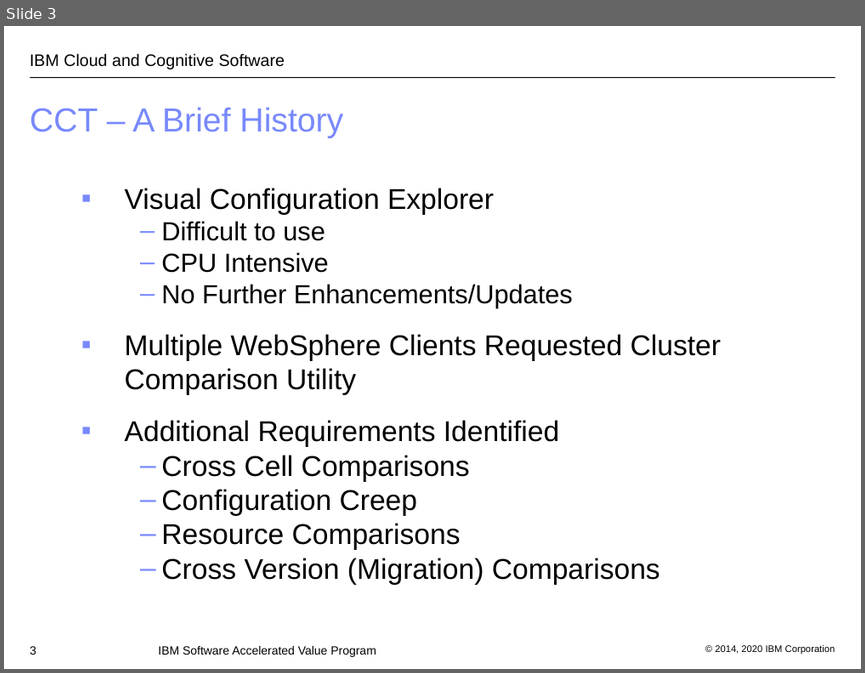
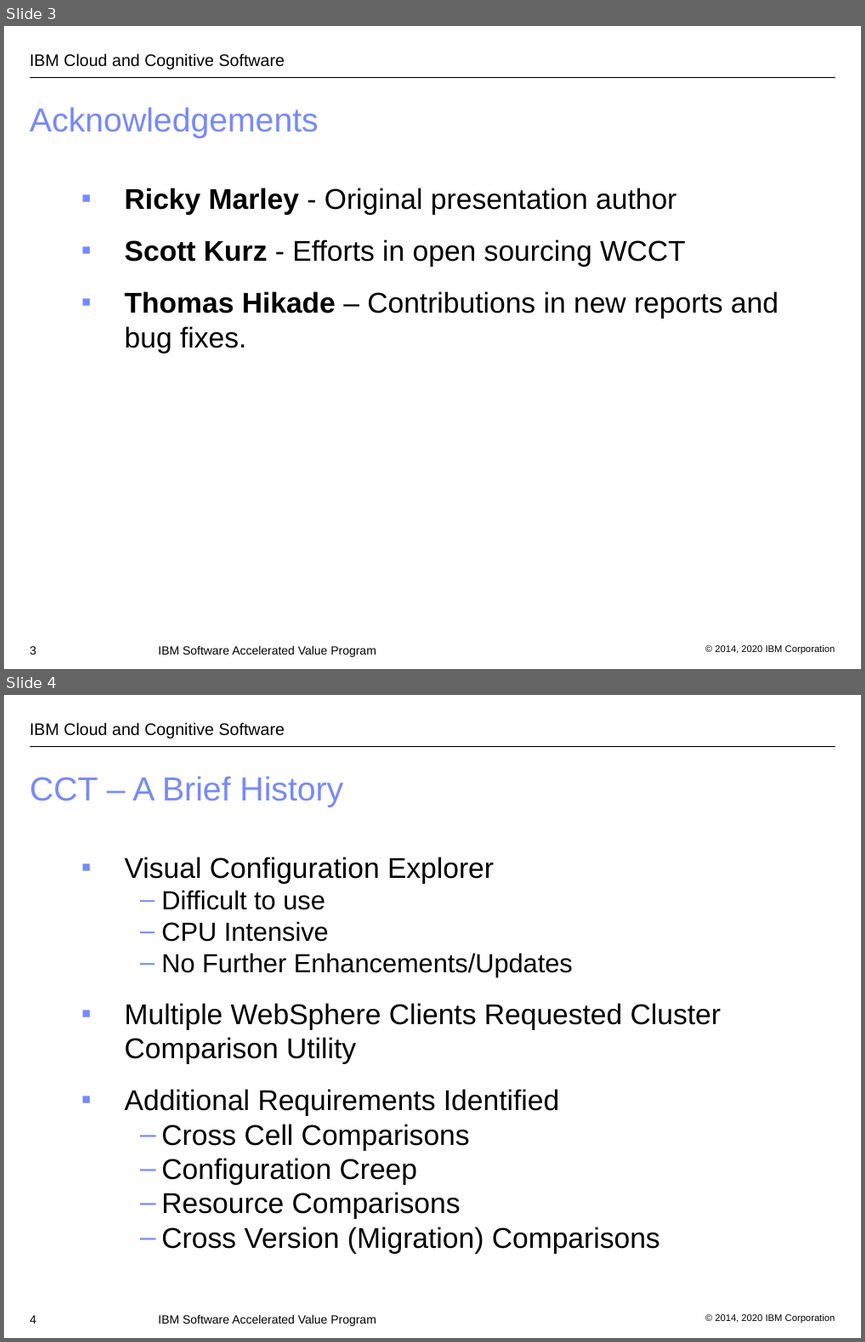
Before and after one commit to IBM/websphere-cct, a slide deck: WASConfigurationComparisonTool.ppt. Shown one above the other, each under a label of ours: slide 3 before the commit, slides 3 and 4 after it. The pictures are 865x673 and 865x1342 pixels, drawn with LibreOffice and Linux fonts; fonts in the diff are those of the drawing; background and template pictures are left out. Boxes give left, top, right and bottom in pixels: in the first picture for what was removed or moved away, otherwise in the second. Text is boxed around its words. In the diff, an @@ line names an element or a change of style, - is before the commit and + after.

```diff
--- a/WASConfigurationComparisonTool.ppt
+++ b/WASConfigurationComparisonTool.ppt
@@ slide 3 added at <box>4,26,861,669</box>, background #FFFFFF; not listed: 3 template elements that a slide beside it also shows @@
@@ title added at <box>30,107,318,138</box>, 28 pt, text #7889FB @@
+Acknowledgements
@@ text added at <box>125,188,778,353</box>, 24 pt, text #000000 @@
+▪ Ricky Marley - Original presentation author
+▪ Scott Kurz - Efforts in open sourcing WCCT
+▪ Thomas Hikade – Contributions in new reports and bug fixes.
@@ page number added at <box>30,646,36,654</box>, 10 pt, text #000000 @@
+3
@@ text added at <box>158,646,376,657</box>, 10 pt, text #000000 @@
+IBM Software Accelerated Value Program
@@ what was slide 3 is now slide 4 @@
@@ page number at <box>30,1315,36,1323</box>: text changed @@
-3
+4
```
Also in this commit, not shown: 4 slides changed, 3 other files.
